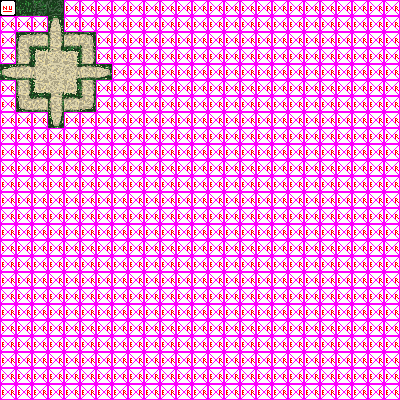
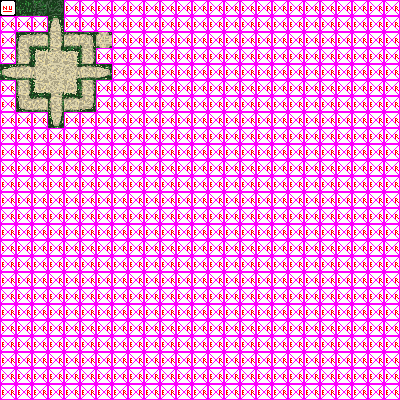
Revision of a layered 400px x 400px image; what changed, layer by layer:
added layer "Layer 1" above "USE THIS LAYER FOR MAP TIELS" over 96, 32, 112, 48
